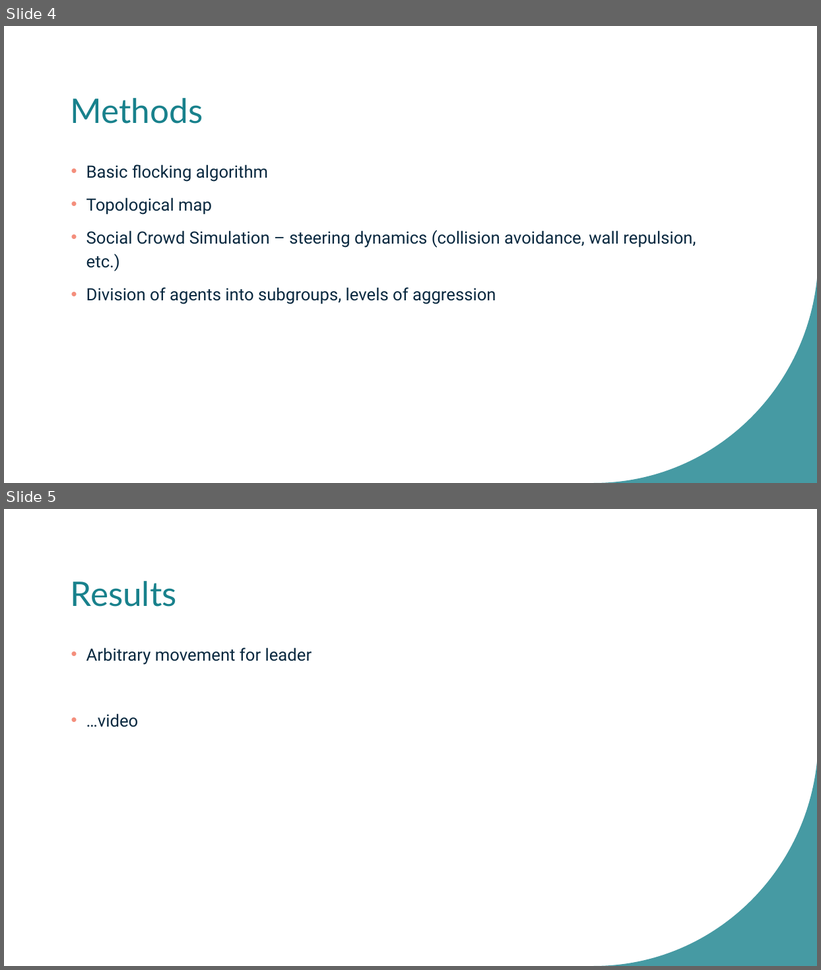
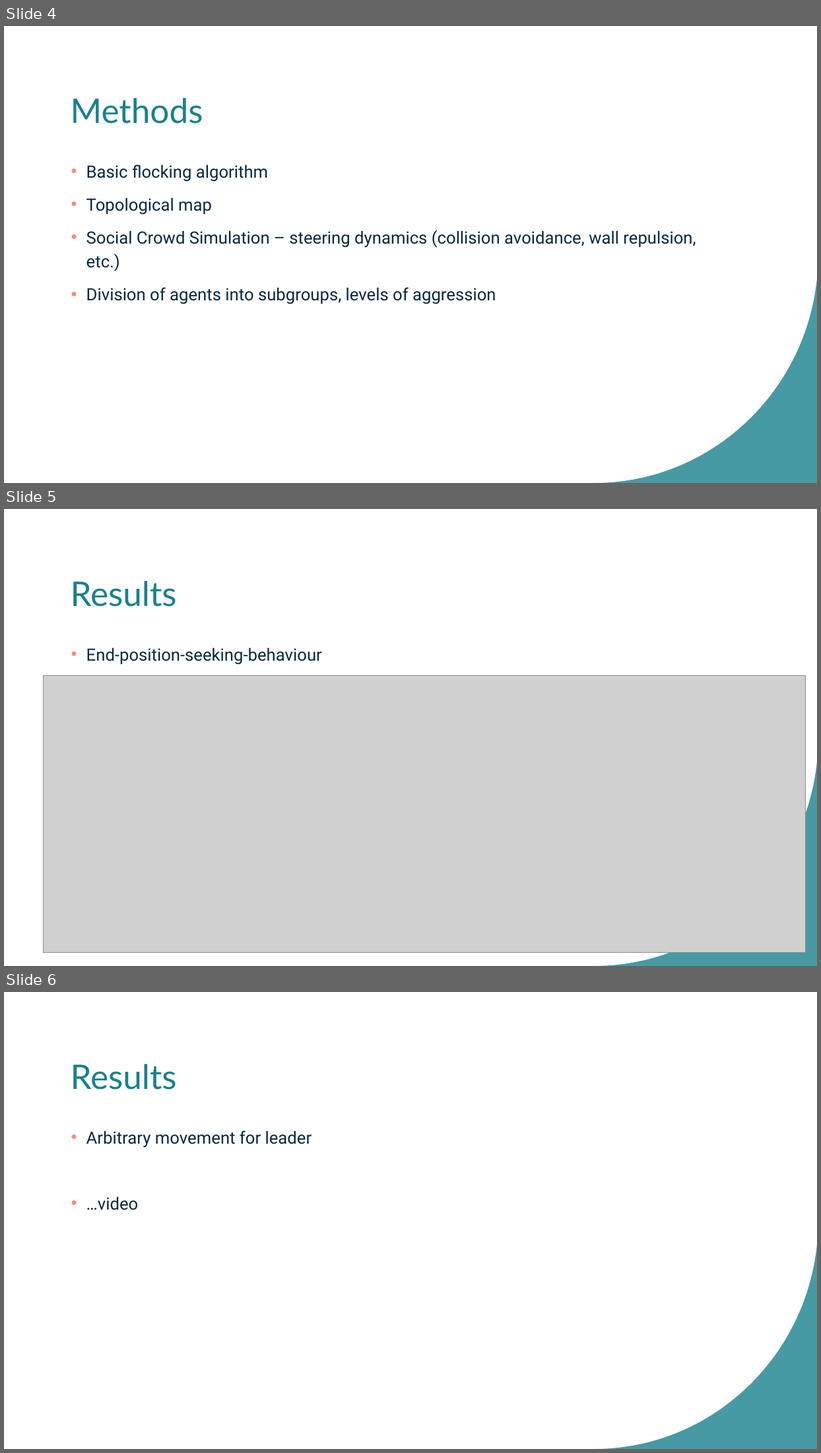
Before and after one commit to bajicluka01/CollectiveBehaviour-GroupA, a slide deck: GroupA-presentation.pptx. Shown one above the other, each under a label of ours: slides 4 and 5 before the commit, slides 4, 5 and 6 after it. The pictures are 821x970 and 821x1453 pixels, drawn with LibreOffice and Linux fonts; fonts in the diff are those of the drawing; grey boxes stand for pictures. Boxes give left, top, right and bottom in pixels: in the first picture for what was removed or moved away, otherwise in the second. Text is boxed around its words. In the diff, an @@ line names an element or a change of style, - is before the commit and + after.

Commit message:
created end-position visualization, added keybinds

```diff
--- a/GroupA-presentation.pptx
+++ b/GroupA-presentation.pptx
@@ slide 5 added at <box>4,509,817,966</box>, background #FFFFFF; not listed: 1 template element that a slide beside it also shows @@
@@ title added at <box>71,581,177,607</box>, 40 pt, text #18818C @@
+Results
@@ text added at <box>86,648,322,665</box>, 20 pt, text #09283F @@
+• End-position-seeking-behaviour
@@ picture added at <box>43,675,806,953</box> @@
@@ what was slide 5 is now slide 6 @@
```
Also in this commit, not shown: 2 slides changed, 1 other slide added, 8 other files.
